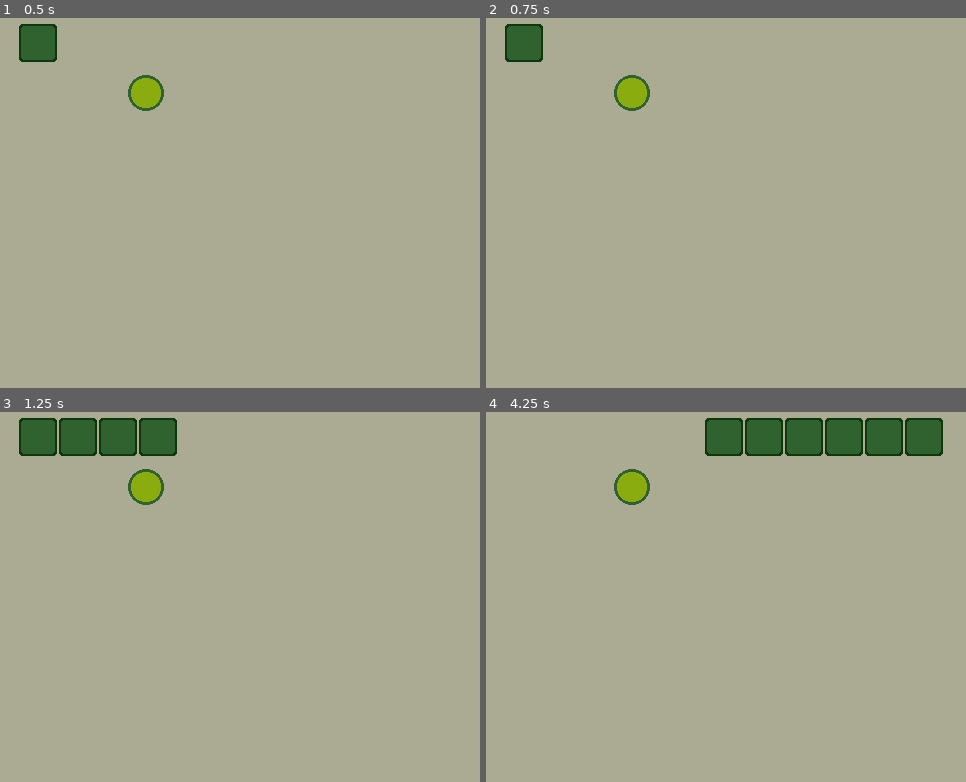
Above: before the commit, frames 1-4 (two rows, left to right).
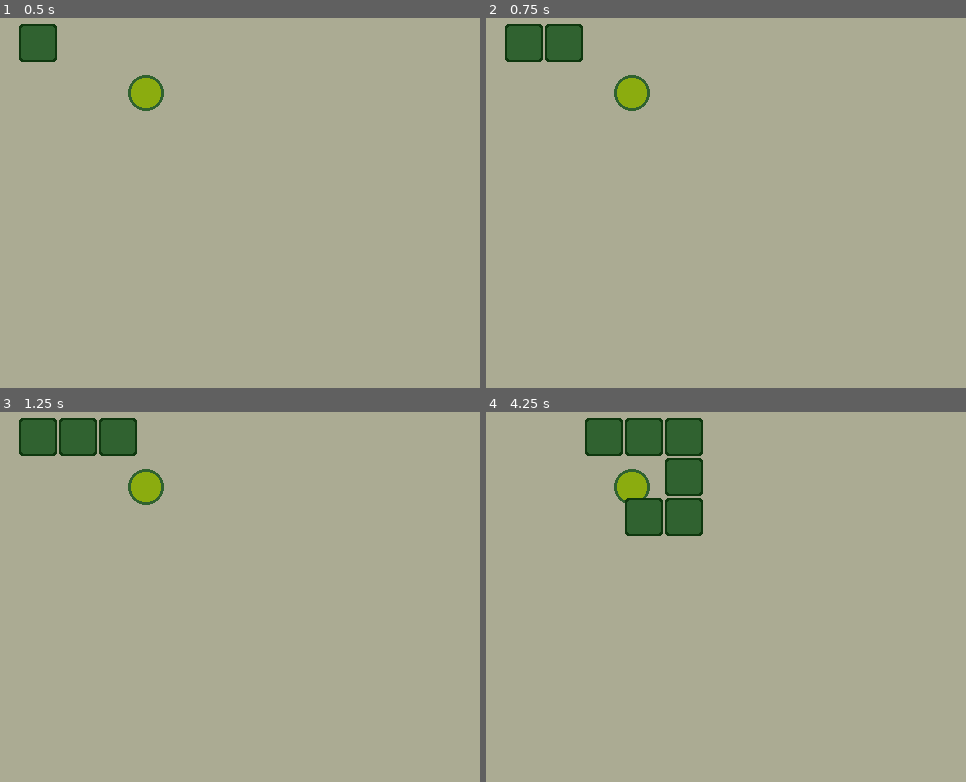
Above: after the commit, the same moments.

Repository: dotJamo/Personal_Snake_Project
Game: Godot game, scene res://Snake.tscn
Two runs of this game, one before a commit and one after it. Both use one fixed random seed, a clock stepped at 60 frames per second and the inputs below.
Inputs:
- Up to frame 1 (0.5 s): no input
- Up to frame 2 (0.75 s): tap Enter at 0.5 s; hold Right (ui_right) from 0.53 s (still down)
- Up to frame 3 (1.25 s): keep holding Right (ui_right)
- Up to frame 4 (4.25 s): release Right (ui_right) at 1.28 s; hold Down (ui_down) 1.28-2.03 s; hold Right (ui_right) 2.03-2.78 s; hold Up (ui_up) 2.78-3.53 s; hold Left (ui_left) from 3.53 s (still down)

Frame 1 is identical in both runs. In frame 2, 0.8% of the frame differs, in the area x 12-21%, y 1-12%; in frame 3, 0.8%; in frame 4, 9.7%, in the area x 20-96%, y 1-34%.

Commit message:
made it more gooder
detection of objects, movement is better

Diff:
--- a/MainSegment.gd
+++ b/MainSegment.gd
@@ -7,15 +7,12 @@
 			"ui_up": Vector2.UP,
 			"ui_down": Vector2.DOWN}
 var started:bool=false
+@onready var gtimer = get_node("/root/Main/GlobalTimer")
 
 
-
-# Called when the node enters the scene tree for the first time.
 func _ready():
 	position = position.snapped(Vector2.ONE * tile_size)
 	position += Vector2.ONE * tile_size/2
-
-# Called every frame. 'delta' is the elapsed time since the previous frame.
 
 func _unhandled_input(event):
 	for dir in inputs.keys():
@@ -25,7 +22,10 @@
 func move(dir):
 	started = true
 	last_direction = inputs[dir]
-	print(last_direction)
+	gtimer.stop()
+	gtimer.wait_time = 0.05
+	gtimer.start()
+
 
 func _on_global_timer_timeout():
 	if started == true:
--- a/Snake.tscn
+++ b/Snake.tscn
@@ -18,7 +18,7 @@
 [node name="Main" type="Node2D"]
 script = ExtResource("1_0i817")
 length = 5
-speed = 0.1
+speed = 0.5
 
 [node name="MainSegment" type="Area2D" parent="."]
 position = Vector2(2, 2)
@@ -57,7 +57,7 @@
 [node name="GlobalTimer" type="Timer" parent="."]
 autostart = true
 
-[node name="Food" type="Area2D" parent="."]
+[node name="Food" type="Area2D" parent="." groups=["collisionobjects"]]
 position = Vector2(146, 88)
 metadata/_edit_group_ = true
 
--- a/Time.gd
+++ b/Time.gd
@@ -9,6 +9,7 @@
 
 func _process(_delta):
 	get_node("GlobalTimer").wait_time = speed
+
 
 
 func _on_global_timer_timeout():
@@ -24,6 +25,6 @@
 	var all_pos : Array = []
 	var _food_pos = 0
 	for pos in self.get_children():
-		if pos is Area2D:
+		if pos is Node2D:
 			all_pos.append(pos.position)
 	print(all_pos)
--- a/old_segment.tscn
+++ b/old_segment.tscn
@@ -6,7 +6,7 @@
 [sub_resource type="RectangleShape2D" id="RectangleShape2D_h36c8"]
 size = Vector2(90, 90)
 
-[node name="OldSegment" type="StaticBody2D"]
+[node name="OldSegment" type="StaticBody2D" groups=["collisionobjects"]]
 position = Vector2(2, 2)
 scale = Vector2(0.442821, 0.442821)
 script = ExtResource("1_64t3x")
